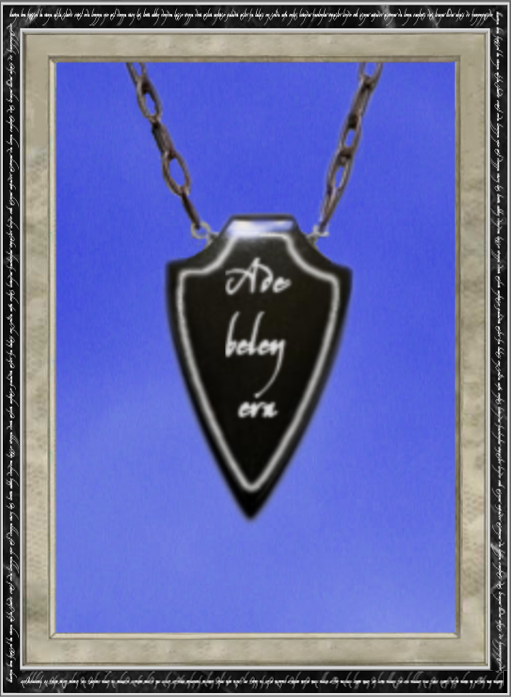
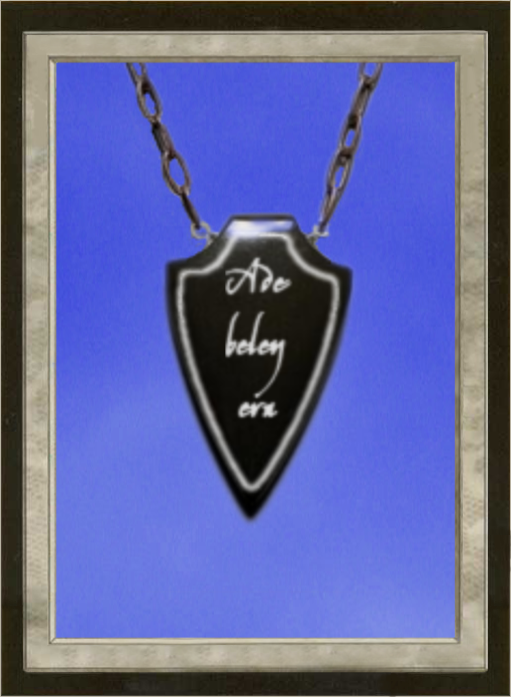
Two versions of the same layered image (511 x 697). Layer-by-layer changes:
hid "RuneFrame" over [0, 0, 511, 697]
painted on "Card" over [22, 31, 488, 672]
added layer "Border" above "Picture" over [0, 0, 511, 697]
